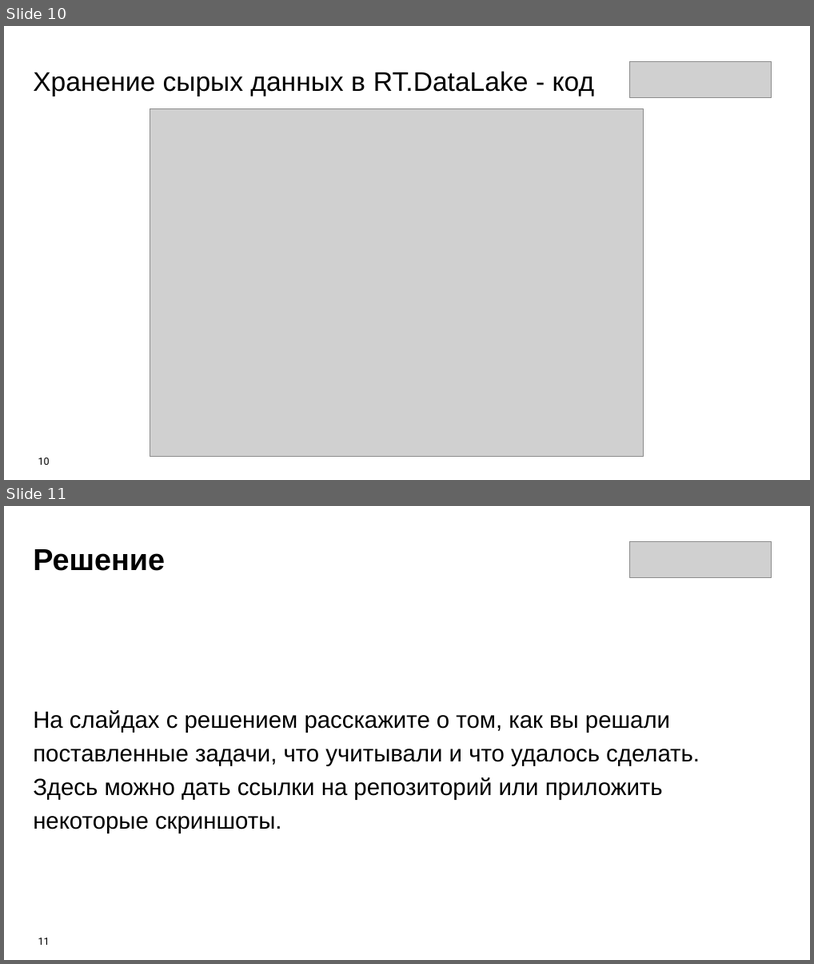
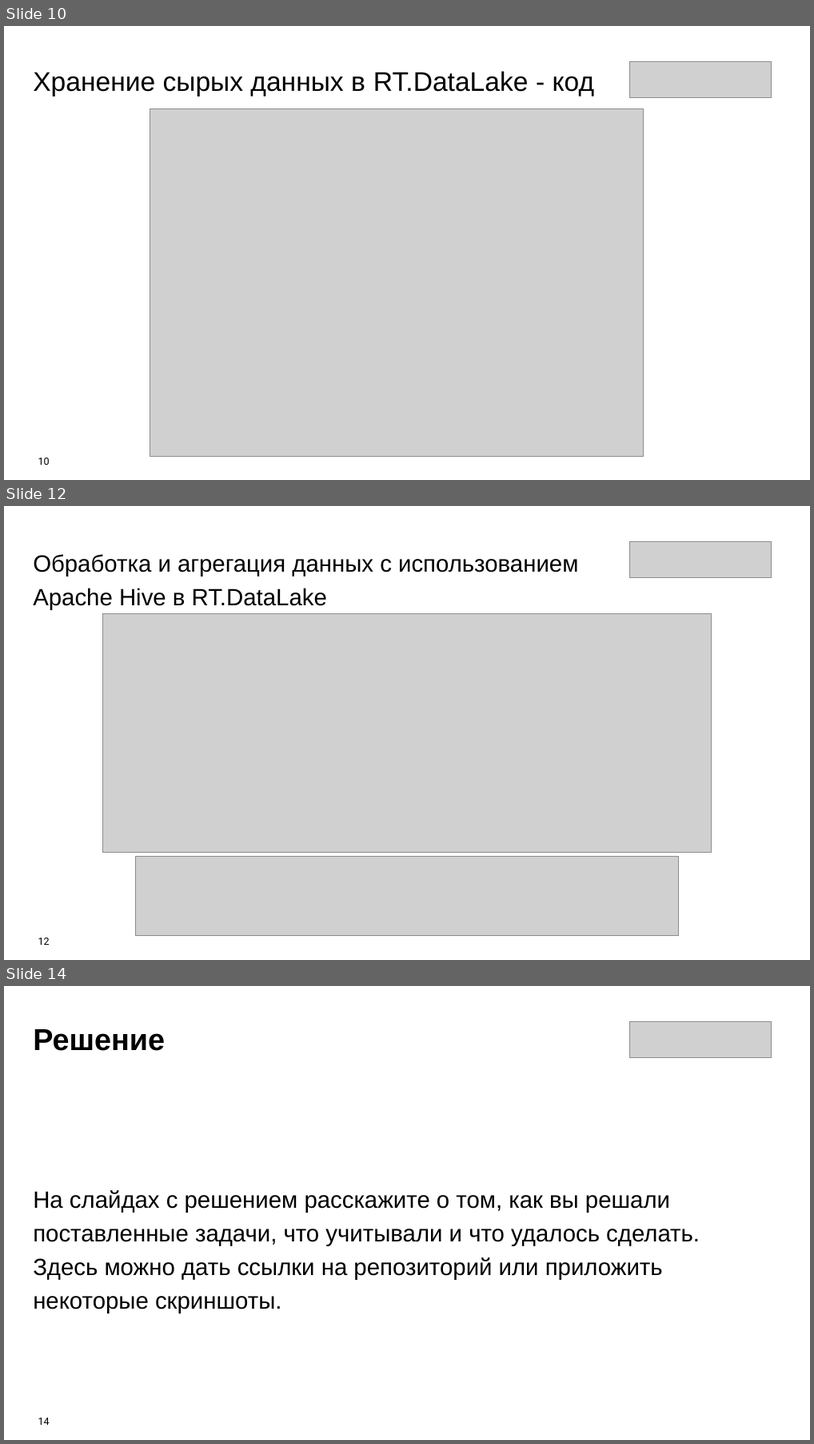
Before and after one commit to Olmeor/Data-engineer_Rostelecom_programming_school, a slide deck: Сertification/presentation.pptx. Shown one above the other, each under a label of ours: slides 10 and 11 before the commit, slides 10, 12 and 14 after it; the slides between them are not shown. The pictures are 814x964 and 814x1444 pixels, drawn with LibreOffice and Linux fonts; fonts in the diff are those of the drawing; grey boxes stand for pictures. Boxes give left, top, right and bottom in pixels: in the first picture for what was removed or moved away, otherwise in the second. Text is boxed around its words. In the diff, an @@ line names an element or a change of style, - is before the commit and + after.

Commit message:
doc: update presentation for task 3 Hive

```diff
--- a/Сertification/presentation.pptx
+++ b/Сertification/presentation.pptx
@@ slide 12 added at (x1=4, y1=506, x2=810, y2=960), background #FFFFFF @@
@@ picture added at (x1=630, y1=541, x2=771, y2=577) @@
@@ text added at (x1=33, y1=554, x2=578, y2=610), 28 pt, text #000000 @@
+Обработка и агрегация данных с использованием
+Apache Hive в RT.DataLake
@@ picture added at (x1=102, y1=614, x2=711, y2=852) @@
@@ picture added at (x1=135, y1=856, x2=679, y2=936) @@
@@ page number added at (x1=38, y1=937, x2=50, y2=944), 12 pt, text #000000 @@
+12
@@ what was slide 11 is now slide 14 @@
@@ page number at (x1=38, y1=1417, x2=50, y2=1424): text changed @@
-11
+14
```
Also in this commit, not shown: 3 other slides added.
